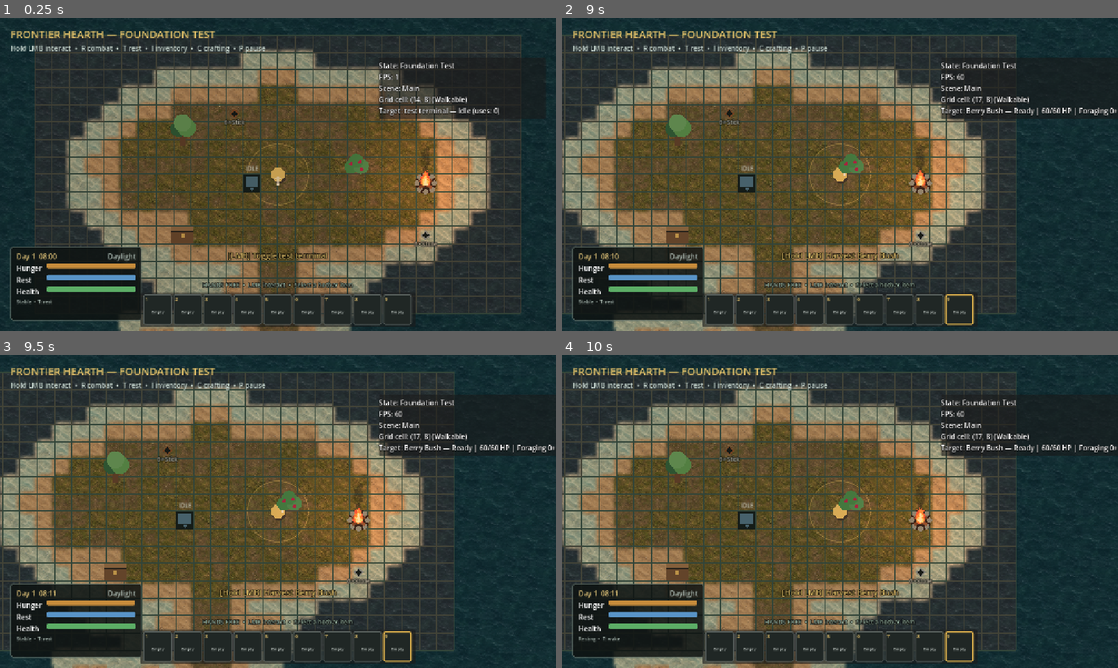
Above: before the commit, frames 1-4 (two rows, left to right).
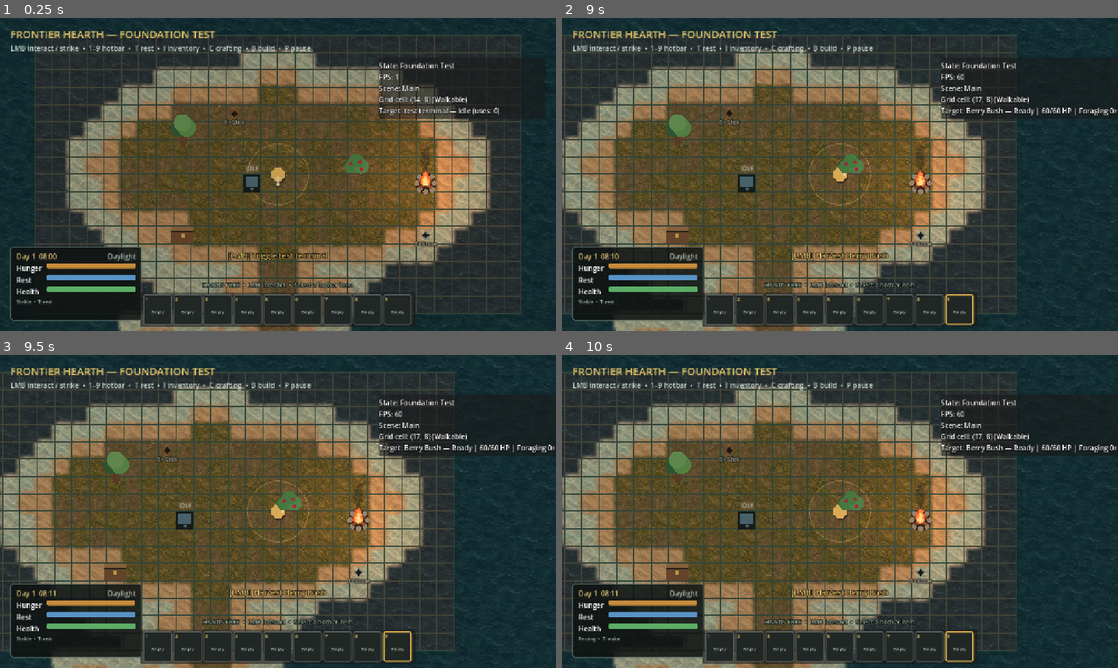
Above: after the commit, the same moments.

Repository: Chaunsy19/Top-Down-Project
Game: Godot game, scene res://scenes/main.tscn
Two runs of this game, one before a commit and one after it. Both use one fixed random seed, a clock stepped at 60 frames per second and the inputs below.
Inputs (mouse positions are in pixels of both pictures, inside the frame that each line leads up to):
- Up to frame 1 (0.25 s): no input
- Up to frame 2 (9 s): click "1" at 0.5 s; click "2" at 1.25 s; click "3" at 2 s; click "4" at 2.75 s; click "5" at 3.5 s; click "6" at 4.25 s; click "7" at 5 s; click "8" at 5.75 s; click "9" at 6.5 s; tap Enter at 7.25 s; move the mouse to (962, 158) at 7.27 s; press the mouse at (962, 158) at 7.28 s; hold D (move_right) 7.28-8 s; tap C (crafting) at 7.55 s; release the mouse at (962, 158) at 8 s; drag from (728, 190) to (845, 174) at 8.02 s; click "×" at 8.75 s
- Up to frame 3 (9.5 s): no input
- Up to frame 4 (10 s): tap F (camera_reset) at 9.5 s; move the mouse to (895, 442) at 9.52 s; hold D (move_right) from 9.53 s (still down); hold T (rest) from 9.53 s (still down); tap E (interact) at 9.6 s; click (895, 442) at 9.67 s

The runs differ from the first frame. In frame 1, 0.6% of the frame differs, in the area x 2-56%, y 8-12%; in frame 2, 0.9%, in the area x 2-61%, y 8-78%; in frame 3, 0.9%; in frame 4, 0.9%.

Commit message:
Change harvesting to click per strike

Diff:
--- a/scripts/player/player_controller.gd
+++ b/scripts/player/player_controller.gd
@@ -55,8 +55,7 @@
 		survival_needs.toggle_resting()
 		get_viewport().set_input_as_handled()
 	elif event.is_action_pressed("attack") and is_combat_ready and not get_tree().paused:
-		if interactor == null or not interactor.begin_armed_primary_action_at(get_global_mouse_position()):
-			perform_melee_attack_at(get_global_mouse_position())
+		perform_primary_action_at(get_global_mouse_position())
 		get_viewport().set_input_as_handled()
 
 
@@ -82,6 +81,13 @@
 	var definition: Resource = hand_stack.item_definition if hand_stack != null else null
 	var selected_from_hotbar := hotbar != null and hotbar.selected_slot >= 0
 	set_combat_ready(selected_from_hotbar and definition != null and (definition.has_category(&"weapon") or definition.has_category(&"tool")))
+
+
+func perform_primary_action_at(world_position: Vector2) -> bool:
+	if interactor != null and interactor.begin_armed_primary_action_at(world_position):
+		attack_requested.emit(aim_direction)
+		return true
+	return perform_melee_attack_at(world_position) != null
 
 
 func perform_melee_attack_at(world_position: Vector2) -> Node2D:
--- a/scripts/ui/hotbar_ui.gd
+++ b/scripts/ui/hotbar_ui.gd
@@ -56,7 +56,7 @@
 		mode_label.text = "HELD ITEM  •  LMB use / melee  •  Select again to holster"
 		mode_label.add_theme_color_override("font_color", Color("#e27b62"))
 	elif _hotbar != null and _hotbar.selected_slot >= 0 and _hotbar.get_stack_for_slot(_hotbar.selected_slot) != null:
-		mode_label.text = "TOOL READY  •  Hold LMB use  •  Select again to put away"
+		mode_label.text = "TOOL READY  •  LMB use  •  Select again to put away"
 		mode_label.add_theme_color_override("font_color", Color("#d6b86a"))
 	else:
 		mode_label.text = "HANDS FREE  •  LMB interact  •  Select a hotbar item"
--- a/scripts/world/resource_node.gd
+++ b/scripts/world/resource_node.gd
@@ -139,7 +139,7 @@
 
 
 func uses_hold_interaction() -> bool:
-	return true
+	return false
 
 
 func prefers_utility_when_armed() -> bool:
@@ -243,7 +243,7 @@
 	_active_tool_stack = find_compatible_tool(actor)
 	harvest_progress = 0.0
 	harvest_started.emit(actor)
-	_update_presentation()
+	_complete_work_strike()
 
 
 func _complete_work_strike() -> void:
--- a/tests/action_mode_test.gd
+++ b/tests/action_mode_test.gd
@@ -41,29 +41,21 @@
 
 	var initial_health: float = tree.health.current_health
 	_assert(interactor.begin_primary_action_at(tree.get_interaction_point()), "Clicking a valid resource should use the selected hotbar tool.")
-	_assert(interactor.is_holding_primary_action() and tree.is_harvesting(), "Harvesting should enter the held-action state.")
+	_assert(not interactor.is_holding_primary_action() and not tree.is_harvesting(), "A harvesting click should finish as a single strike, not enter a held-action state.")
+	_assert(tree.health.current_health == initial_health - 30.0, "One harvesting click should immediately apply one axe strike.")
 	tree._process(0.5)
-	_assert(is_zero_approx(tree.harvest_progress), "Harvest progress must not advance independently of the held action.")
-	interactor.continue_primary_action(tree.get_effective_harvest_time(player) * 0.5)
-	_assert(tree.harvest_progress > 0.0 and tree.health.current_health == initial_health, "A partial hold should advance without applying a strike.")
-	interactor.end_primary_action()
-	_assert(not tree.is_harvesting() and is_zero_approx(tree.harvest_progress), "Releasing left click should cancel and reset partial work.")
+	interactor.continue_primary_action(10.0)
+	_assert(tree.health.current_health == initial_health - 30.0, "Keeping the button held should not repeat harvesting strikes.")
 
-	_assert(interactor.begin_primary_action_on(tree), "A harvest should restart after cancellation.")
-	interactor.continue_primary_action(tree.get_effective_harvest_time(player) + 0.01)
-	_assert(tree.health.current_health == initial_health - 30.0, "Holding for the full duration should apply one axe work strike.")
-	interactor.end_primary_action()
+	_assert(interactor.begin_primary_action_on(tree), "A second click should apply another harvesting strike.")
+	_assert(tree.health.current_health == initial_health - 60.0, "Each distinct click should apply exactly one axe strike.")
 
 	var attacks: Array[Vector2] = []
 	player.attack_requested.connect(func(direction: Vector2) -> void: attacks.append(direction))
-	_assert(interactor.begin_primary_action_on(tree), "A weapon-capable tool should still route clicks on work targets to utility actions.")
-	interactor.end_primary_action()
-	var attack_event := InputEventAction.new()
-	attack_event.action = &"attack"
-	attack_event.pressed = true
-	player._unhandled_input(attack_event)
-	_assert(attacks.size() == 1, "Combat-ready left click should emit one attack request.")
-	_assert(combat_visual.is_attack_animating(), "A combat click should play visible fist or weapon attack feedback.")
+	_assert(player.perform_primary_action_at(tree.get_interaction_point()), "A weapon-capable tool should route a click on its work target to a harvesting strike.")
+	_assert(tree.health.current_health == initial_health - 90.0, "The player action route should apply exactly one tool strike.")
+	_assert(attacks.size() == 1, "A harvesting click should emit one attack animation request.")
+	_assert(combat_visual.is_attack_animating(), "A harvesting click should play visible tool-swing feedback.")
 
 	_assert(hotbar.select_slot(0), "Selecting the active slot again should holster its item.")
 	_assert(player.are_weapons_holstered() and equipment.get_hand_stack() == null, "Hotbar holstering should clear combat readiness and the equipped hand.")
--- a/tests/milestone_3_test.gd
+++ b/tests/milestone_3_test.gd
@@ -43,7 +43,7 @@
 	equipment.equip_from_inventory(inventory, inventory.find_first_item(&"stone_pickaxe"))
 	test_skill_requirement(player, skills, rock)
 	equipment.equip_from_inventory(inventory, inventory.find_first_item(&"stone_axe"))
-	await test_timed_harvest(player, skills, interactor, tree)
+	await test_click_harvest(player, skills, interactor, tree)
 	test_regrowth(player, bush)
 
 	main.queue_free()
@@ -84,7 +84,7 @@
 		_failures.append("Rock rejected an actor meeting its mining requirement.")
 
 
-func test_timed_harvest(
+func test_click_harvest(
 	player: CharacterBody2D,
 	skills: SkillTrackerScript,
 	interactor: PlayerInteractorScript,
@@ -100,24 +100,20 @@
 		return
 	var initial_health: float = tree.health.current_health
 	if not interactor.try_interact():
-		_failures.append("Tree harvesting could not be started.")
+		_failures.append("Tree harvesting click did not succeed.")
 		return
-	if not tree.is_harvesting():
-		_failures.append("Tree did not enter its timed harvesting state.")
-		return
-	var effective_harvest_time := tree.get_effective_harvest_time(player)
-	tree.advance_simulation(effective_harvest_time * 0.5)
-	if tree.health.current_health != initial_health or not tree.is_harvesting():
-		_failures.append("Tree harvest completed before its configured duration.")
-		return
-	tree.advance_simulation(effective_harvest_time * 0.5 + 0.01)
 	if tree.health.current_health != initial_health - 30.0:
-		_failures.append("A stone axe work strike did not apply its configured 30 tool damage.")
+		_failures.append("One tree click did not immediately apply the configured 30 axe damage.")
+	if tree.is_harvesting() or interactor.is_holding_primary_action():
+		_failures.append("A tree click incorrectly entered a held harvesting state.")
+	var health_after_click: float = tree.health.current_health
+	tree.advance_simulation(10.0)
+	if tree.health.current_health != health_after_click:
+		_failures.append("Tree harvesting repeated damage without another click.")
 	while not tree.is_depleted():
 		if not tree.interact(player):
 			_failures.append("Tree could not continue health-based harvesting.")
 			return
-		tree.advance_simulation(tree.get_effective_harvest_time(player) + 0.01)
 	if skills.get_experience(&"forestry") != tree.definition.experience_reward:
 		_failures.append("Tree did not award configured forestry experience on depletion.")
 	var wood_drops := get_nodes_in_group("world_item_drop").filter(
@@ -134,9 +130,8 @@
 		if not bush.interact(player):
 			_failures.append("Berry bush could not continue hand harvesting.")
 			return
-		bush.advance_simulation(bush.definition.harvest_time_seconds + 0.01)
 	if not bush.is_depleted():
-		_failures.append("Berry bush did not deplete after its configured harvest count.")
+		_failures.append("Berry bush did not deplete after its configured click damage.")
 		return
 	bush.advance_simulation(bush.definition.recovery_time_seconds + 0.01)
 	if bush.is_depleted() or bush.health.current_health != bush.definition.maximum_health:
--- a/tests/milestone_5_test.gd
+++ b/tests/milestone_5_test.gd
@@ -70,9 +70,8 @@
 		equipped_stack.current_durability = 1
 		player.global_position = tree.global_position + Vector2.RIGHT * 48.0
 		if not tree.interact(player):
-			_failures.append("Tree harvest could not start with an equipped axe.")
+			_failures.append("Tree strike could not run with an equipped axe.")
 		else:
-			tree.advance_simulation(tree.get_effective_harvest_time() + 0.01)
 			if equipment.get_hand_stack() != null:
 				_failures.append("Zero-durability axe was not removed from equipment.")
 
--- a/ui/debug/debug_overlay.tscn
+++ b/ui/debug/debug_overlay.tscn
@@ -20,7 +20,7 @@
 offset_right = 700.0
 offset_bottom = 88.0
 theme_override_colors/font_color = Color(0.78, 0.84, 0.81, 1)
-text = "Hold LMB interact  •  R combat  •  T rest  •  I inventory  •  C crafting  •  P pause"
+text = "LMB interact / strike  •  1–9 hotbar  •  T rest  •  I inventory  •  C crafting  •  B build  •  P pause"
 
 [node name="Panel" type="PanelContainer" parent="."]
 unique_name_in_owner = true
Not shown, changed: CHANGELOG.md
Not shown, changed: README.md
